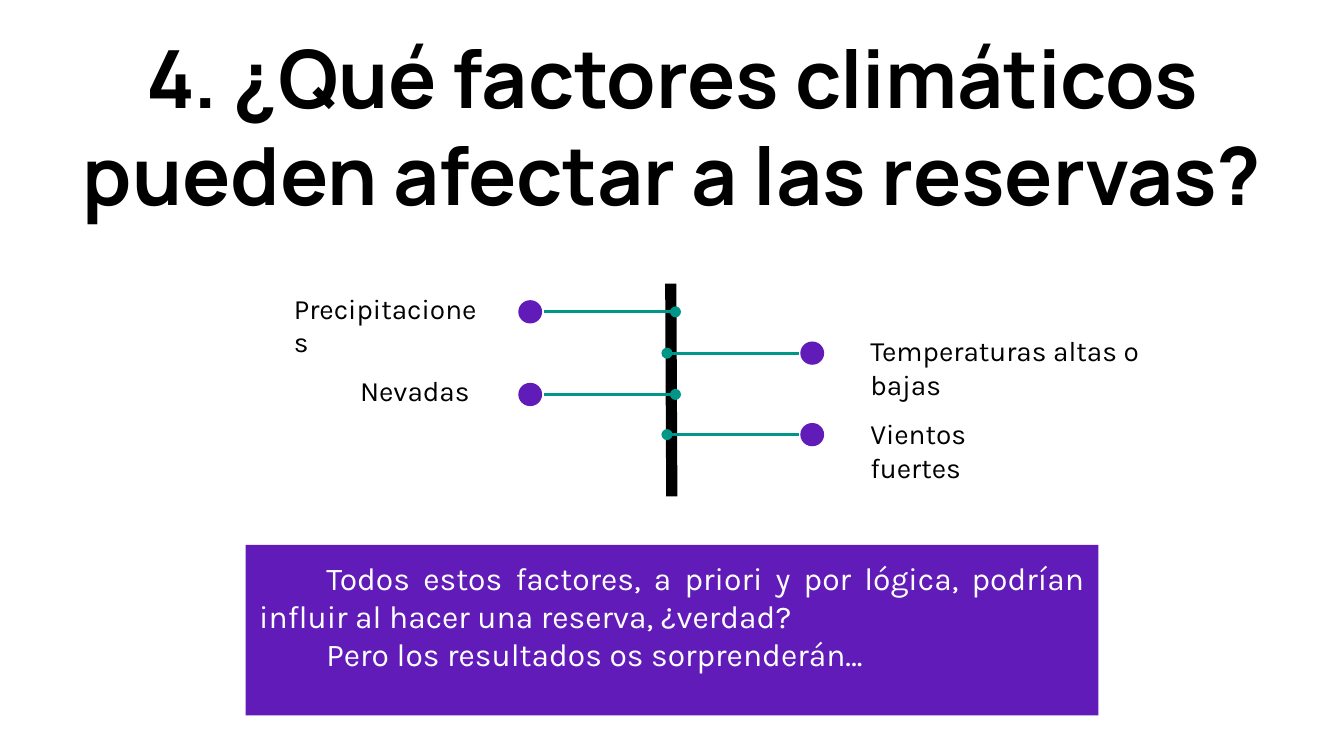
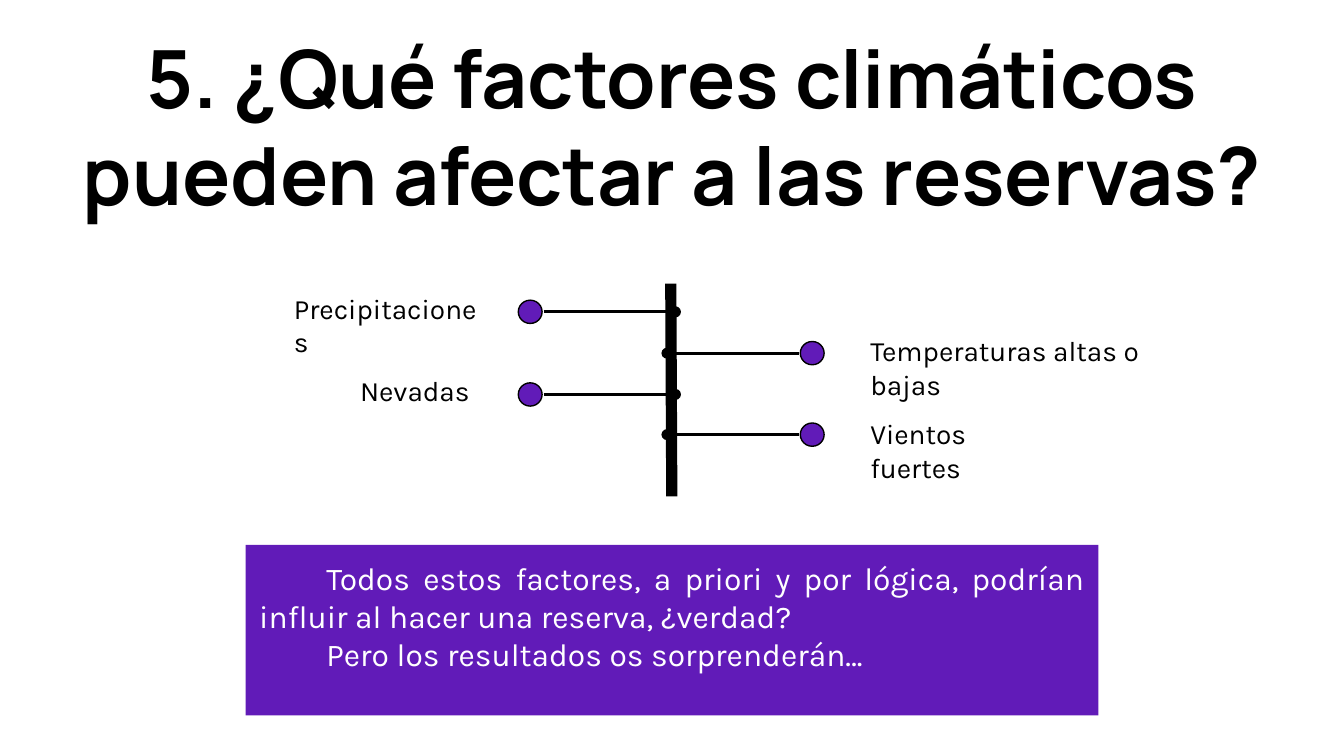
Before and after one commit to mrtfoix/Proyecto_final_codenotch, a slide deck: slide 6 of Presentacion.pptx (slide 5 before the commit). Drawn at 1344x756 pixels with LibreOffice and Linux fonts; fonts in the diff are those of the drawing. Boxes give left, top, right and bottom in pixels: in the first picture for what was removed or moved away, otherwise in the second. Text is boxed around its words. In the diff, an @@ line names an element or a change of style, - is before the commit and + after.

```diff
--- a/Presentacion.pptx
+++ b/Presentacion.pptx
@@ title at (83, 43, 1261, 225): text changed @@
-4. ¿Qué factores climáticos pueden afectar a las reservas?
+5. ¿Qué factores climáticos pueden afectar a las reservas?
@@ arrow (542, 312) - (677, 312): stroke #009688 1.5 pt to #000000 1.5 pt @@
@@ arrow (801, 353) - (665, 353): stroke #009688 1.5 pt to #000000 1.5 pt @@
@@ arrow (542, 395) - (677, 395): stroke #009688 1.5 pt to #000000 1.5 pt @@
@@ arrow (801, 434) - (665, 434): stroke #009688 1.5 pt to #000000 1.5 pt @@
@@ outline none to #000000 0.75 pt in 4 elements at (518, 300, 542, 323), (800, 342, 825, 365), (518, 384, 542, 407), (800, 424, 825, 447) @@
```
Also in this commit, not shown: 3 other slides changed, 1 slide added.
